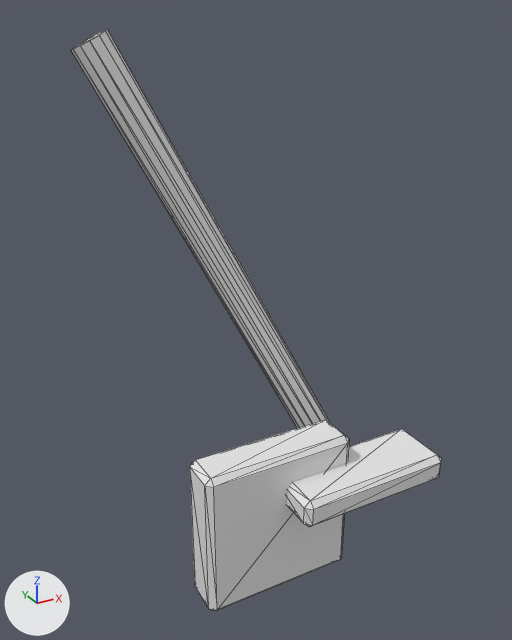
Before and after pictures for a commit that changed the glTF model assets/source/buildings/directorate/sources/logistics/storage_depot/kit/damaged_dock.gltf.
Rendered twice from a 50 mm lens placed at (-0.216, -0.716, -0.104), pointed at (-0.013, -0.346, -0.289). Every picture has the same lights, and +X, +Y and +Z are marked at lower left. The older version comes first. Mesh edges are drawn as thin lines. Vertices at exactly the same position are counted once.

Names of what the first picture shows: 'damaged_dock'.
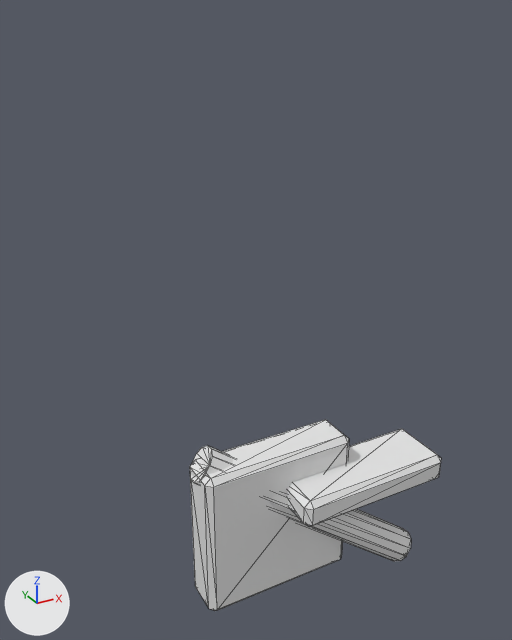
Pixel boxes [x1, y1, x2, y2] of what changed, in the pictures (512 x 640 px; the box of a moved part takes in the faces that stretch with it):
```json
{"object": "damaged_dock", "change": "reshaped", "before": [71, 29, 441, 611], "after": [190, 420, 441, 611], "on screen": "32% narrower, 67% shorter"}
{"part": 1, "of": "me_damaged_dock", "change": "moved or reshaped", "before": [71, 29, 330, 428], "after": [190, 445, 411, 561]}
```

The change, as JSON lines over the scene's bpy script:
```json
{"block": "me_damaged_dock", "where": "# used by ob_damaged_dock; location = (0.0, 0.0, 0.0)"}
{"op": "remove", "block": "me_damaged_dock", "code": "me_damaged_dock.from_pydata(...)  # 72 vertices, 132 faces; spans x -0.1..0.09, y -0.425..-0.278, z -0.465..-0.114"}
{"op": "add", "block": "me_damaged_dock", "code": "me_damaged_dock.from_pydata(...)  # 72 vertices, 132 faces; spans x -0.077..0.09, y -0.425..-0.368, z -0.469..-0.35"}
{"block": "me_damaged_dock", "change": "me_damaged_dock part 1: 24 of 72 vertices moved; they spanned x -0.1..0.07, y -0.342..-0.278, z -0.426..-0.114 and now span x -0.077..0.077, y -0.422..-0.368, z -0.469..-0.35; mean shift (0.015, -0.085, -0.139); largest move (-0.1, -0.287, -0.126) -> (-0.077, -0.379, -0.37)"}
```
